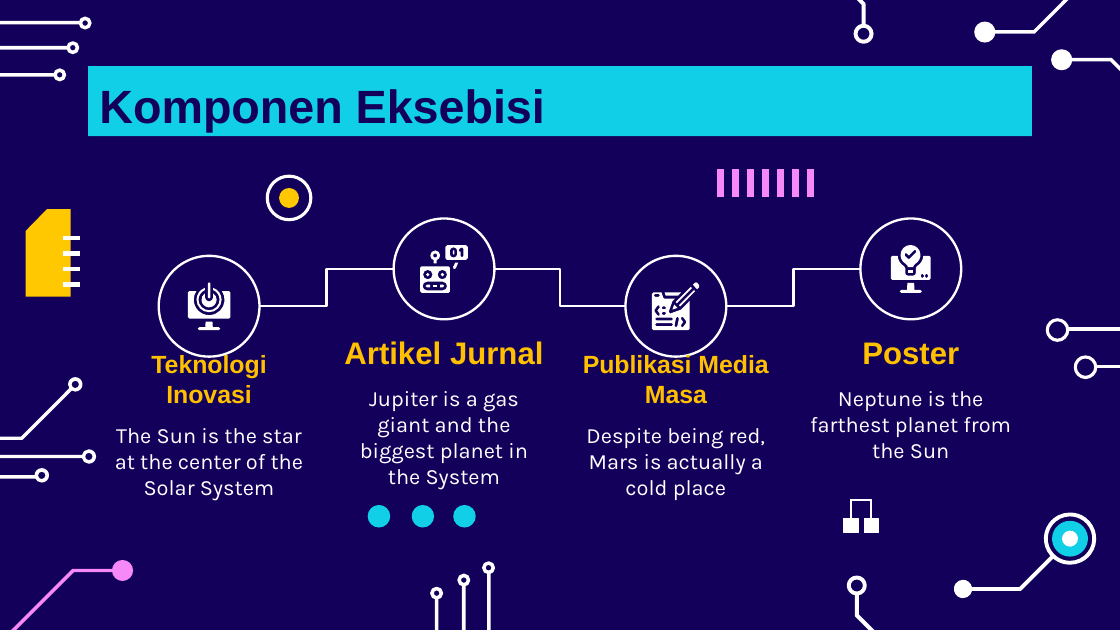
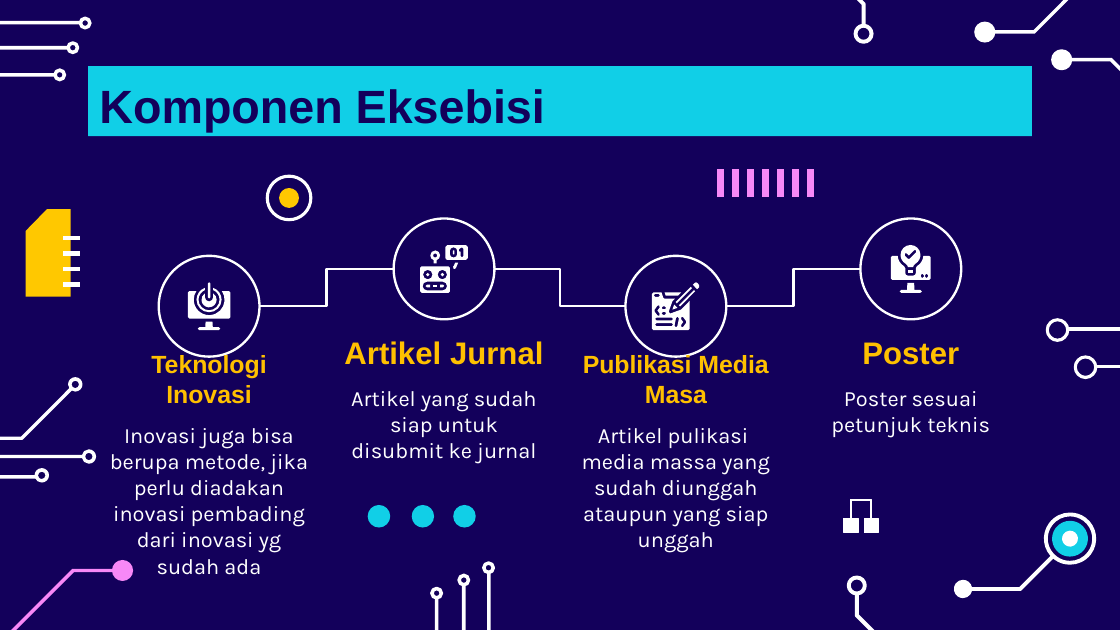
Before and after one commit to chariotofthesun/kkngenap2024, a slide deck: slide 9 of Peeeeeeeeenjk Eksebissii KKN Reg2024.pptx. Drawn at 1120x630 pixels with LibreOffice and Linux fonts; fonts in the diff are those of the drawing. Boxes give left, top, right and bottom in pixels: in the first picture for what was removed or moved away, otherwise in the second. Text is boxed around its words. In the diff, an @@ line names an element or a change of style, - is before the commit and + after.

```diff
--- a/Peeeeeeeeenjk Eksebissii KKN Reg2024.pptx
+++ b/Peeeeeeeeenjk Eksebissii KKN Reg2024.pptx
@@ text at <box>351,391,537,464</box>: text changed @@
-Jupiter is a gas giant and the biggest planet in the System
+Artikel yang sudah siap untuk disubmit ke jurnal
@@ text at <box>831,391,990,438</box>: text changed @@
-Neptune is the farthest planet from the Sun
+Poster sesuai petunjuk teknis
@@ text at <box>110,428,308,575</box>: text changed @@
-The Sun is the star at the center of the Solar System
+Inovasi juga bisa berupa metode, jika perlu diadakan inovasi pembading dari inovasi yg sudah ada
@@ text at <box>582,428,770,553</box>: text changed @@
-Despite being red, Mars is actually a cold place
+Artikel pulikasi media massa yang sudah diunggah ataupun yang siap unggah
```
Also in this commit, not shown: 7 other slides changed.
